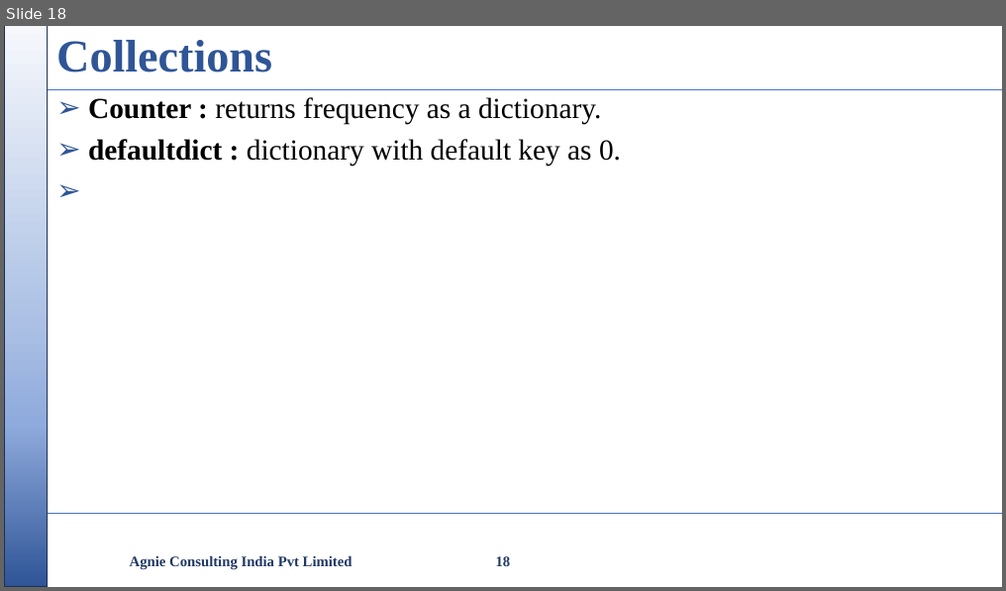
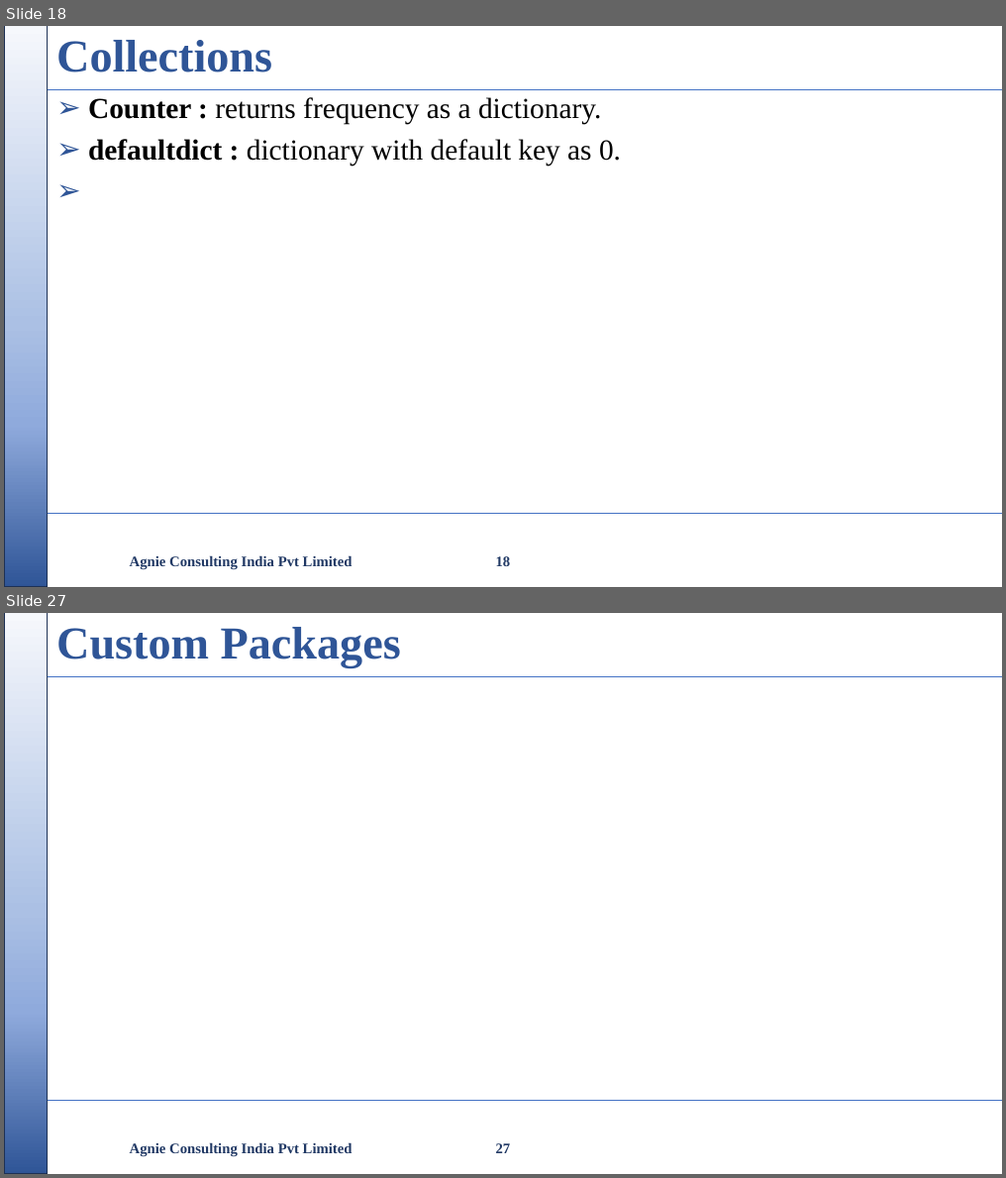
Before and after one commit to nikishdaniel1-del/Python-Cls, a slide deck: python class/Python Class.pptx. Shown one above the other, each under a label of ours: slide 18 before the commit, slides 18 and 27 after it; the slides between them are not shown. The pictures are 1006x591 and 1006x1178 pixels, drawn with LibreOffice and Linux fonts; fonts in the diff are those of the drawing; background and template pictures are left out. Boxes give left, top, right and bottom in pixels: in the first picture for what was removed or moved away, otherwise in the second. Text is boxed around its words. In the diff, an @@ line names an element or a change of style, - is before the commit and + after.

```diff
--- a/python class/Python Class.pptx
+++ b/python class/Python Class.pptx
@@ slide 27 added at [4,613,1002,1174], background #FFFFFF; not listed: 3 template elements that a slide beside it also shows @@
@@ title added at [56,627,401,668], 44 pt, text #2F5597, bold @@
+Custom Packages
@@ text added at [130,1143,352,1157], 14 pt, text #203864, bold @@
+Agnie Consulting India Pvt Limited
@@ page number added at [496,1144,511,1154], 14 pt, text #203864, bold @@
+27
```
Also in this commit, not shown: 4 slides changed, 12 other slides added, 2 other files.
